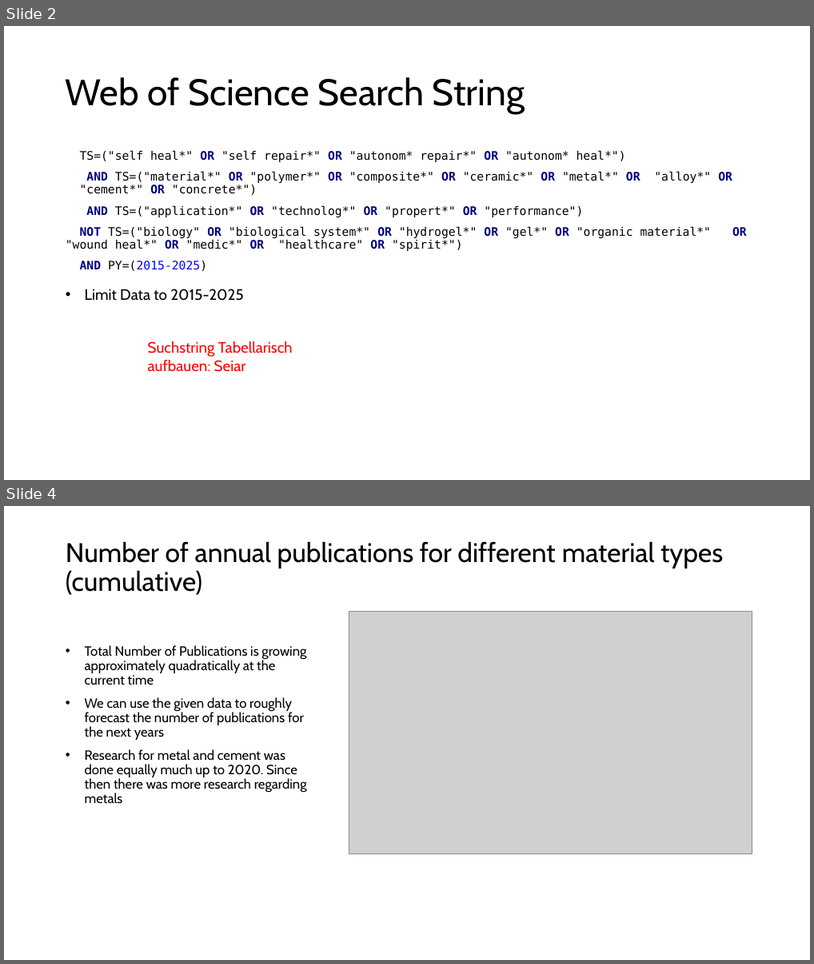
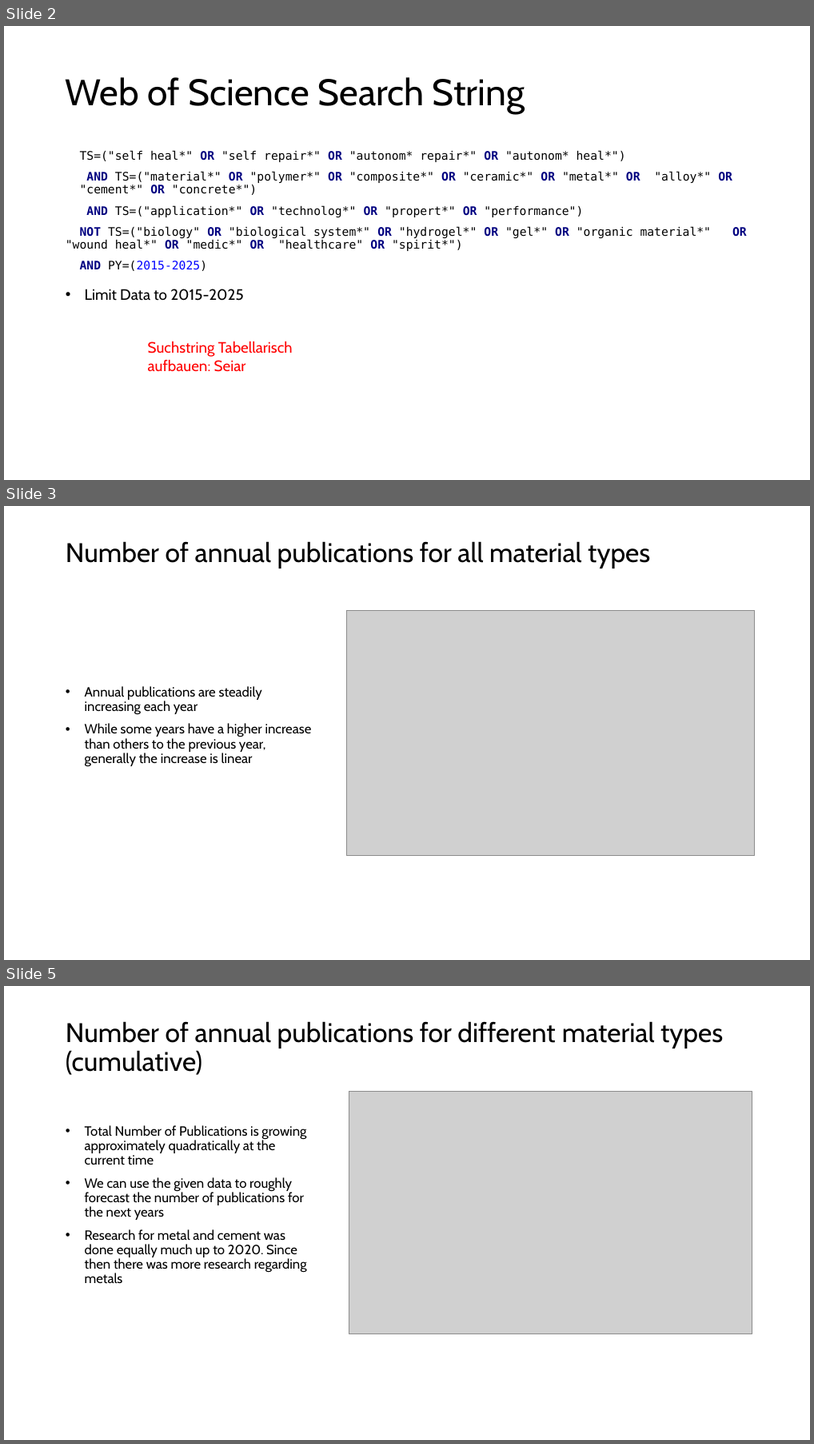
Before and after one commit to GMPuntigam/DataDrivenForesight, a slide deck: presentation/DataDrivenForesight.pptx. Shown one above the other, each under a label of ours: slides 2 and 4 before the commit, slides 2, 3 and 5 after it; the slides between them are not shown. The pictures are 814x964 and 814x1444 pixels, drawn with LibreOffice and Linux fonts; fonts in the diff are those of the drawing; grey boxes stand for pictures. Boxes give left, top, right and bottom in pixels: in the first picture for what was removed or moved away, otherwise in the second. Text is boxed around its words. In the diff, an @@ line names an element or a change of style, - is before the commit and + after.

Commit message:
Added code to include graphs for all materials, presentation adjusted

```diff
--- a/presentation/DataDrivenForesight.pptx
+++ b/presentation/DataDrivenForesight.pptx
@@ slide 3 added at (x1=4, y1=506, x2=810, y2=960), background #FFFFFF @@
@@ title added at (x1=66, y1=541, x2=650, y2=568), 32 pt, text #000000 @@
+Number of annual publications for all material types
@@ picture added at (x1=347, y1=610, x2=755, y2=855) @@
@@ text added at (x1=85, y1=686, x2=312, y2=766), 16 pt, text #000000 @@
+• Annual publications are steadily increasing each year
+• While some years have a higher increase than others to the previous year, generally the increase is linear
@@ what was slide 4 is now slide 5 @@
```
Also in this commit, not shown: 2 slides changed, 3 other files.
